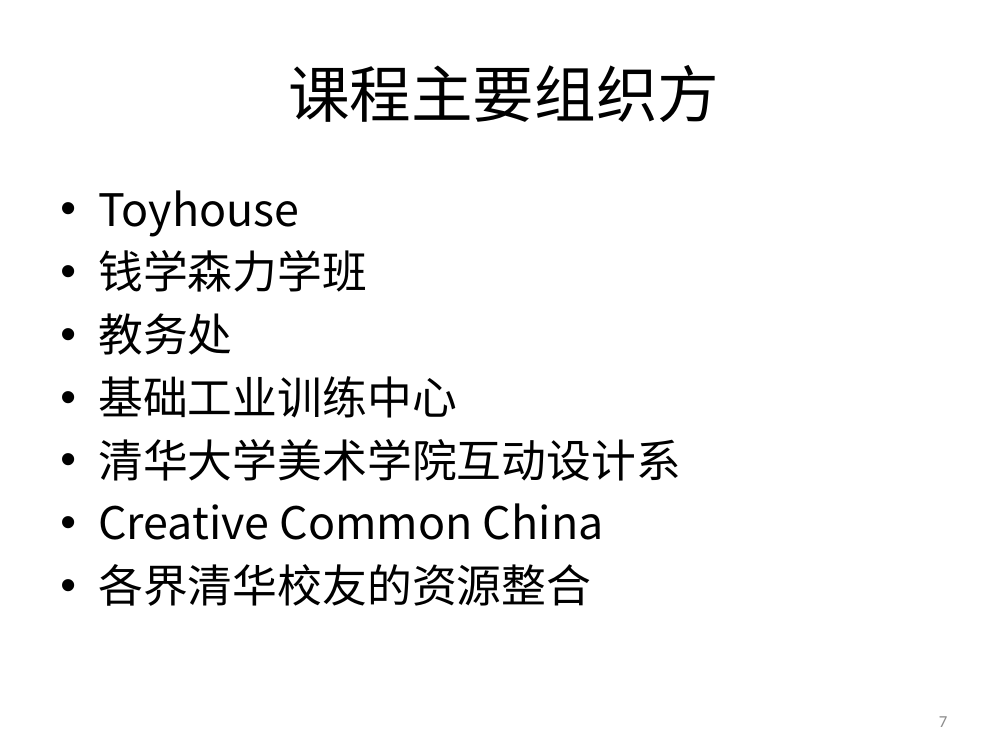
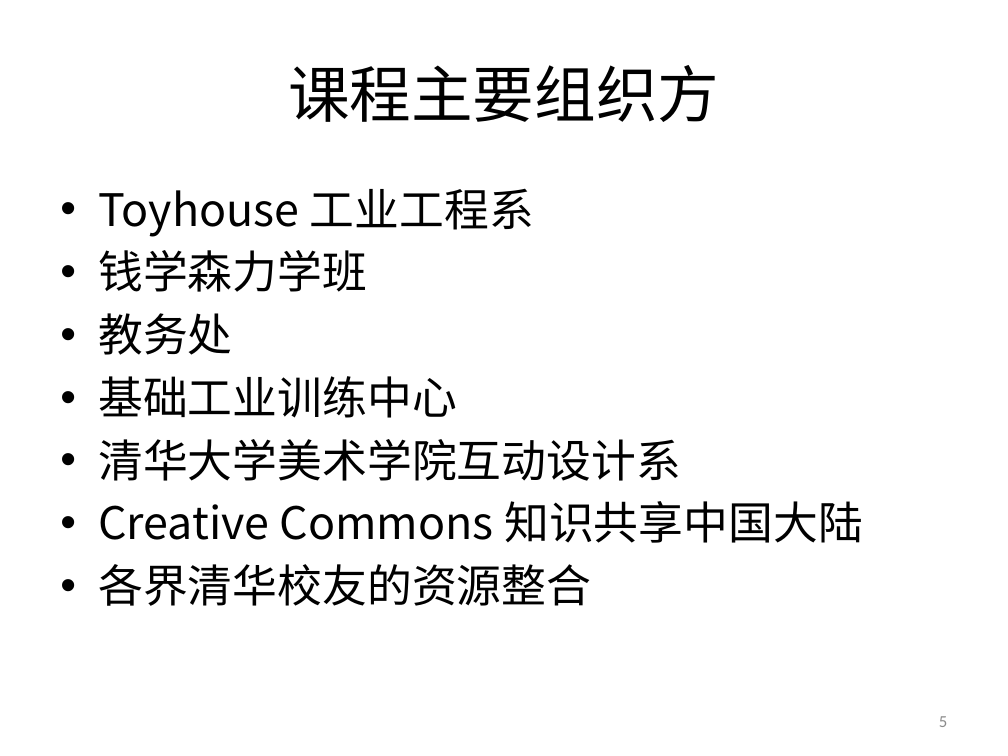
Before and after one commit to woodyme/2014JanXLP, a slide deck: slide 5 of 课程方案/XLP_WorkFLow_CHN.pptx (slide 7 before the commit). Drawn at 1008x756 pixels with LibreOffice and Linux fonts; fonts in the diff are those of the drawing; background and template pictures are left out. Boxes give left, top, right and bottom in pixels: in the first picture for what was removed or moved away, otherwise in the second. Text is boxed around its words. In the diff, an @@ line names an element or a change of style, - is before the commit and + after.

```diff
--- a/课程方案/XLP_WorkFLow_CHN.pptx
+++ b/课程方案/XLP_WorkFLow_CHN.pptx
@@ text at box(98, 188, 534, 237): text changed @@
-• Toyhouse
+• Toyhouse 工业工程系
@@ text at box(98, 501, 863, 543): text changed @@
-• Creative Common China
+• Creative Commons 知识共享中国大陆
@@ page number at box(939, 716, 947, 727): text changed @@
-7
+5
```
Also in this commit, not shown: 10 other slides changed, 1 slide added, 3 slides removed.
